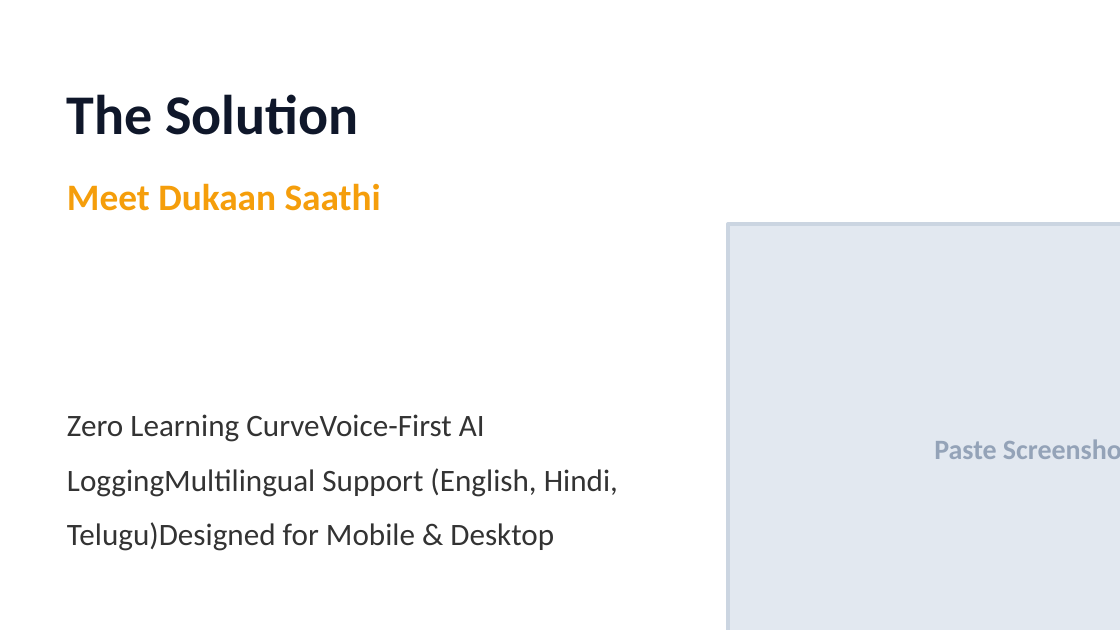
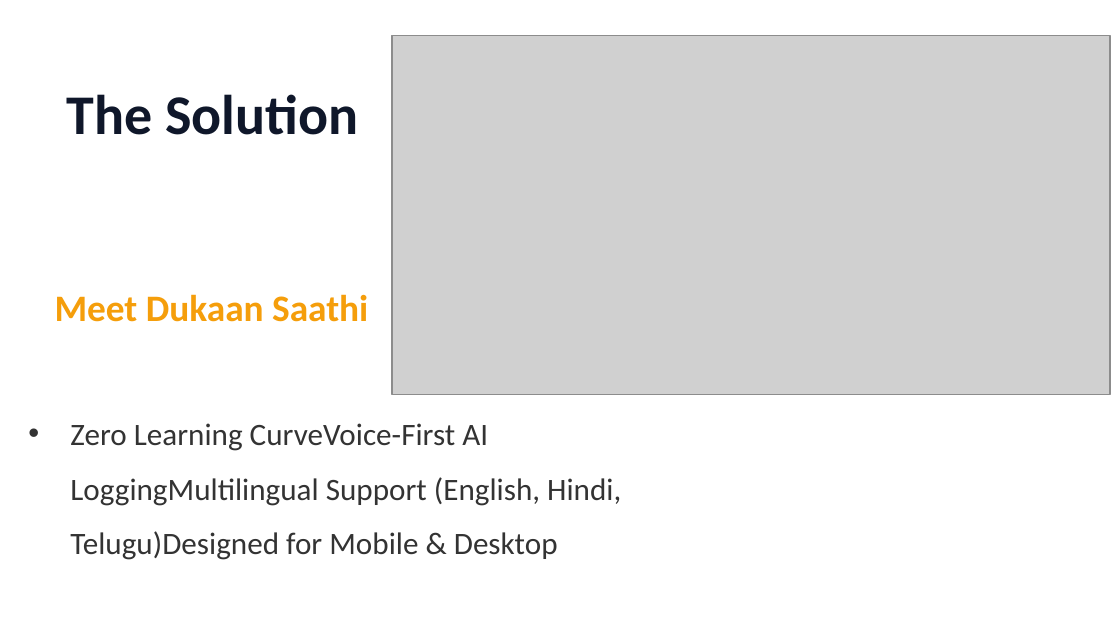
Before and after one commit to dev-sudeep018/Dukaan-Saathi, a slide deck: slide 3 of Dukaan_Saathi_Pitch.pptx. Drawn at 1120x630 pixels with LibreOffice and Linux fonts; fonts in the diff are those of the drawing; grey boxes stand for pictures. Boxes give left, top, right and bottom in pixels: in the first picture for what was removed or moved away, otherwise in the second. Text is boxed around its words. In the diff, an @@ line names an element or a change of style, - is before the commit and + after.

```diff
--- a/Dukaan_Saathi_Pitch.pptx
+++ b/Dukaan_Saathi_Pitch.pptx
@@ picture added at [392,36,1110,395] @@
@@ rectangle removed at [728,224,1120,630] @@
@@ text "Zero Learning CurveVoice-First AI LoggingMultilingual ...": place and size @@
-text "Zero Learning CurveVoice-First AI LoggingMultilingual ..." at [67,414,618,551]
+text "Zero Learning CurveVoice-First AI LoggingMultilingual ..." at [70,423,621,560]
@@ text "Meet Dukaan Saathi": place and size @@
-text "Meet Dukaan Saathi" at [67,183,381,211]
+text "Meet Dukaan Saathi" at [55,294,368,322]
@@ text removed at [934,441,996,459] @@
-Paste Screenshot Here
```
Also in this commit, not shown: 9 other slides changed, 4 other files.
